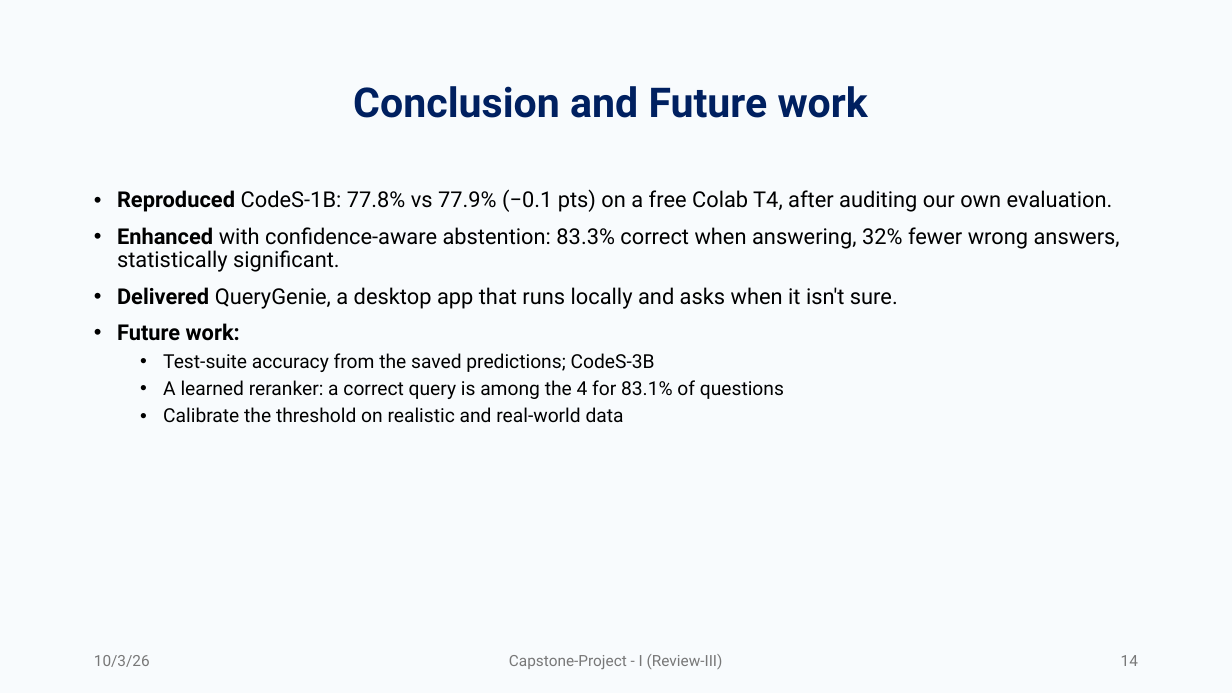
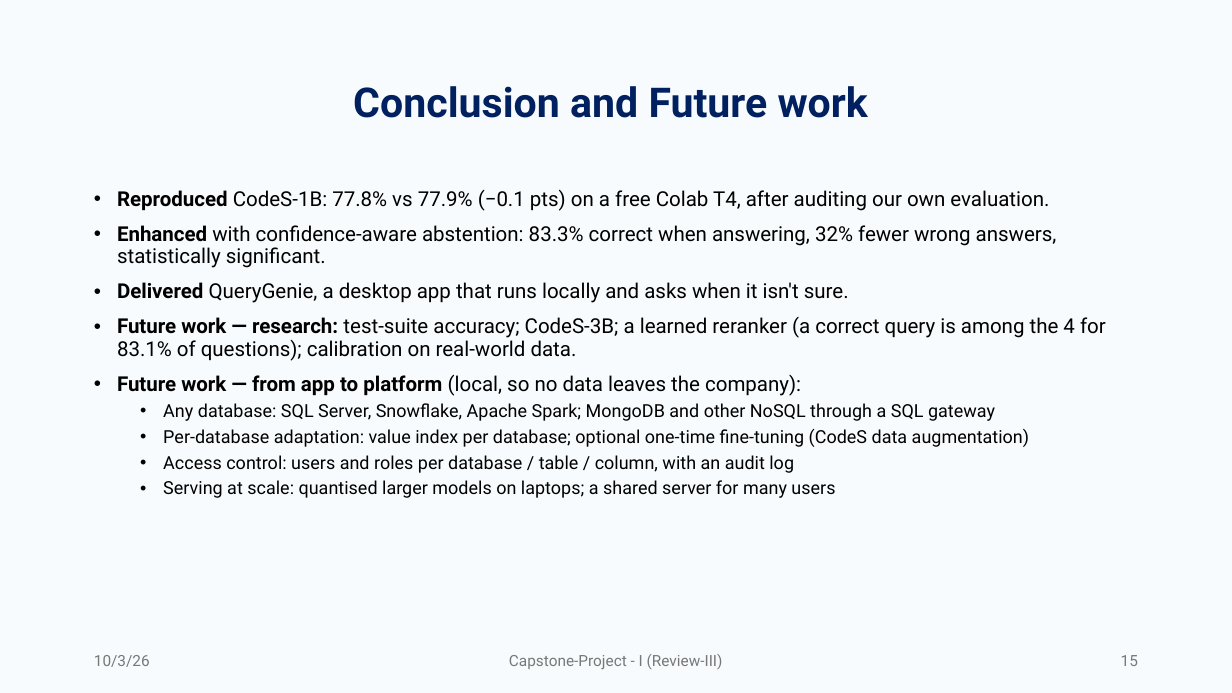
Before and after one commit to jayakanthh/QueryGenie, a slide deck: slide 15 of docs/Review-III/QueryGenie_Review-III.pptx (slide 14 before the commit). Drawn at 1232x693 pixels with LibreOffice and Linux fonts; fonts in the diff are those of the drawing. Boxes give left, top, right and bottom in pixels: in the first picture for what was removed or moved away, otherwise in the second. Text is boxed around its words. In the diff, an @@ line names an element or a change of style, - is before the commit and + after.

```diff
--- a/docs/Review-III/QueryGenie_Review-III.pptx
+++ b/docs/Review-III/QueryGenie_Review-III.pptx
@@ text at <box>117,189,1057,303</box>: size 17 to 16 pt in "Reproduced CodeS-1B: 77.8% vs 77.9% (−0.1 pts) ...", "Enhanced with confidence-aware abstention: 83.3% correct whe ...", "Delivered QueryGenie, a desktop app that runs ..." @@
@@ text at <box>117,317,1106,498</box>: text changed; size 15 to 14 pt @@
-• Future work:
-  • Test-suite accuracy from the saved predictions; CodeS-3B
-  • A learned reranker: a correct query is among the 4 for 83.1% of questions
-  • Calibrate the threshold on realistic and real-world data
+• Future work — research: test-suite accuracy; CodeS-3B; a learned reranker (a correct query is among the 4 for 83.1% of questions); calibration on real-world data.
+• Future work — from app to platform (local, so no data leaves the company):
+  • Any database: SQL Server, Snowflake, Apache Spark; MongoDB and other NoSQL through a SQL gateway
+  • Per-database adaptation: value index per database; optional one-time fine-tuning (CodeS data augmentation)
+  • Access control: users and roles per database / table / column, with an audit log
+  • Serving at scale: quantised larger models on laptops; a shared server for many users
@@ page number at <box>1121,655,1138,666</box>: text changed @@
-14
+15
```
Also in this commit, not shown: 1 slide added, 11 other files.
